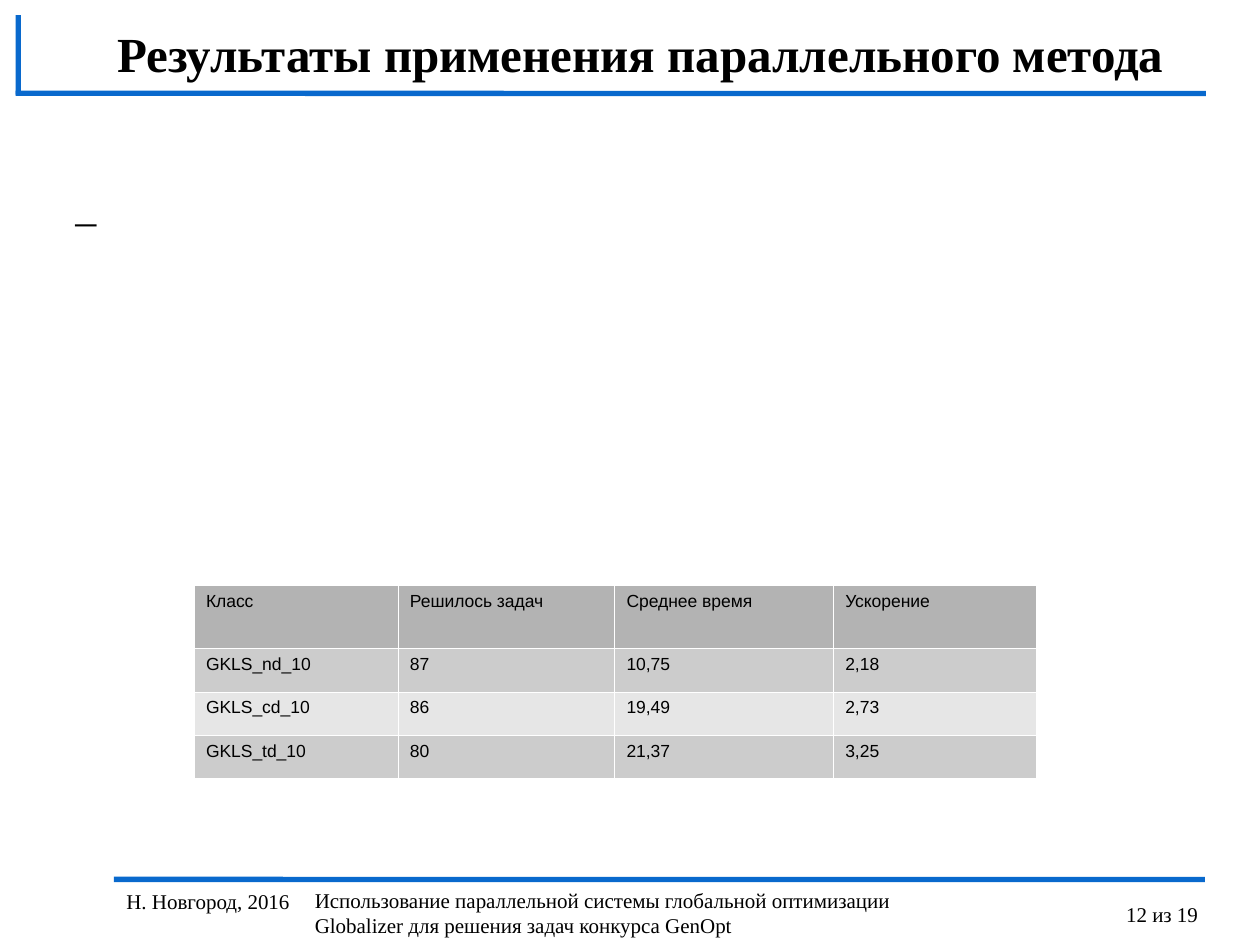
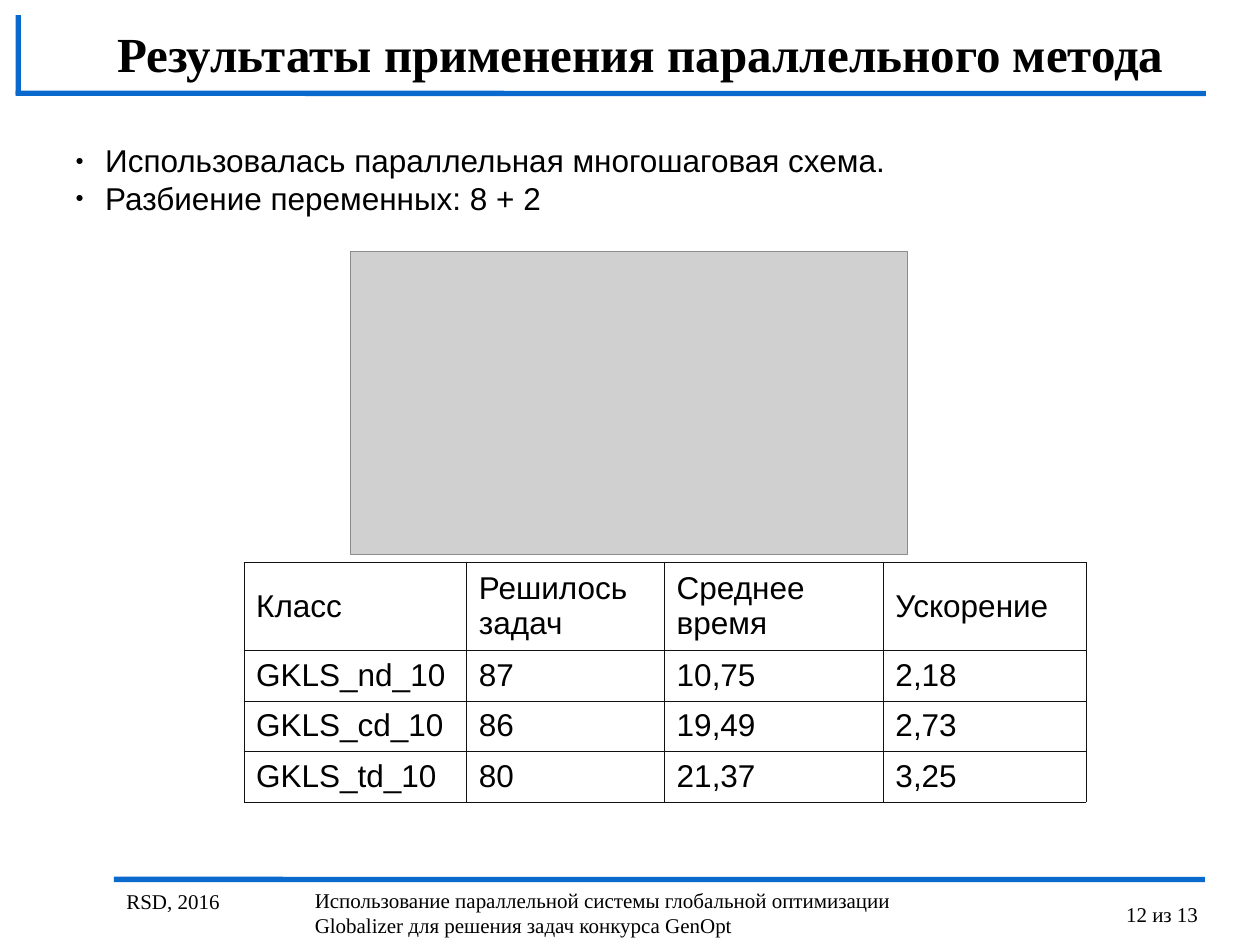
Before and after one commit to kabarkalov/GlobOptPapers, a slide deck: slide 12 of 2016/RSD/RSD_Sovrasov.odp. Drawn at 1260x945 pixels with LibreOffice and Linux fonts; fonts in the diff are those of the drawing; grey boxes stand for pictures; background and template pictures are left out. Boxes give left, top, right and bottom in pixels: in the first picture for what was removed or moved away, otherwise in the second. Text is boxed around its words. In the diff, an @@ line names an element or a change of style, - is before the commit and + after.

```diff
--- a/2016/RSD/RSD_Sovrasov.odp
+++ b/2016/RSD/RSD_Sovrasov.odp
@@ text removed at [63, 135, 1197, 819] @@
-_
@@ text added at [105, 150, 885, 216], 18 pt, text #000000 @@
+● Использовалась параллельная многошаговая схема.
+● Разбиение переменных: 8 + 2
@@ picture added at [350, 251, 907, 554] @@
@@ table at [244, 562, 1087, 797] @@
@@ fill #B3B3B3 to none in row 1 @@
@@ fill #CCCCCC to none in 8 cells @@
@@ fill #E6E6E6 to none in row 3 @@
@@ size 10 to 18 pt @@
@@ borders changed @@
@@ table: place and size @@
-table at [194, 585, 1037, 777]
+table at [244, 562, 1087, 797]
@@ text at [126, 895, 220, 912]: text changed @@
-Н. Новгород, 2016
+RSD, 2016
@@ page number at [1126, 908, 1198, 923]: text changed @@
-12 из 19
+12 из 13
```
Also in this commit, not shown: 10 other slides changed, 2 slides added, 2 slides removed.
